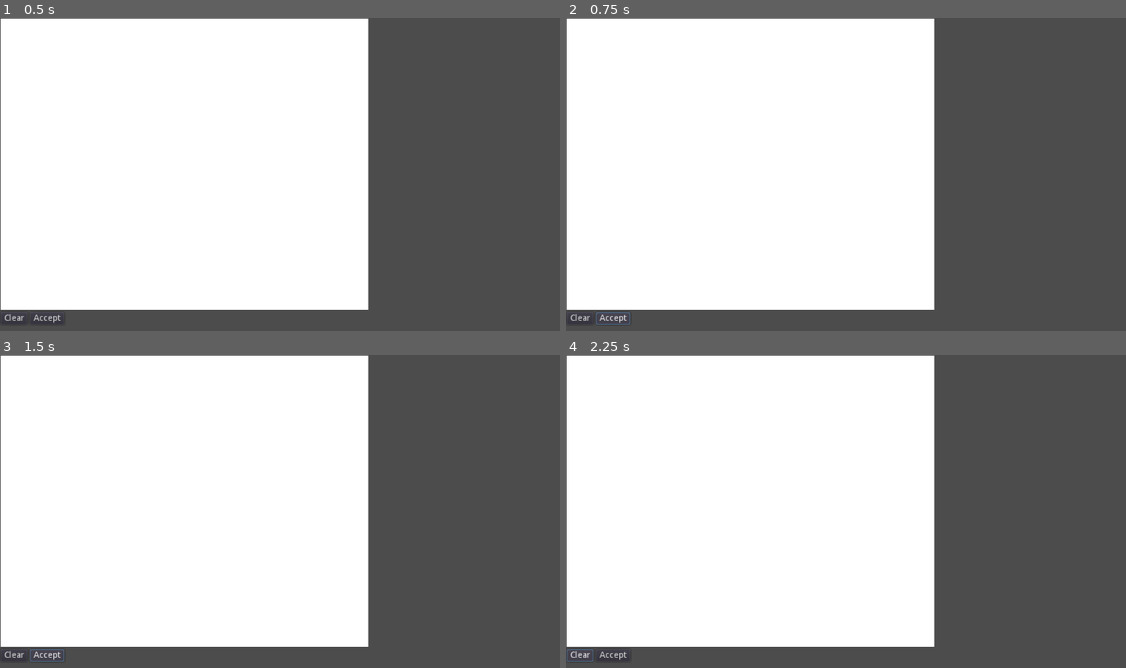
Above: before the commit, frames 1-4 (two rows, left to right).
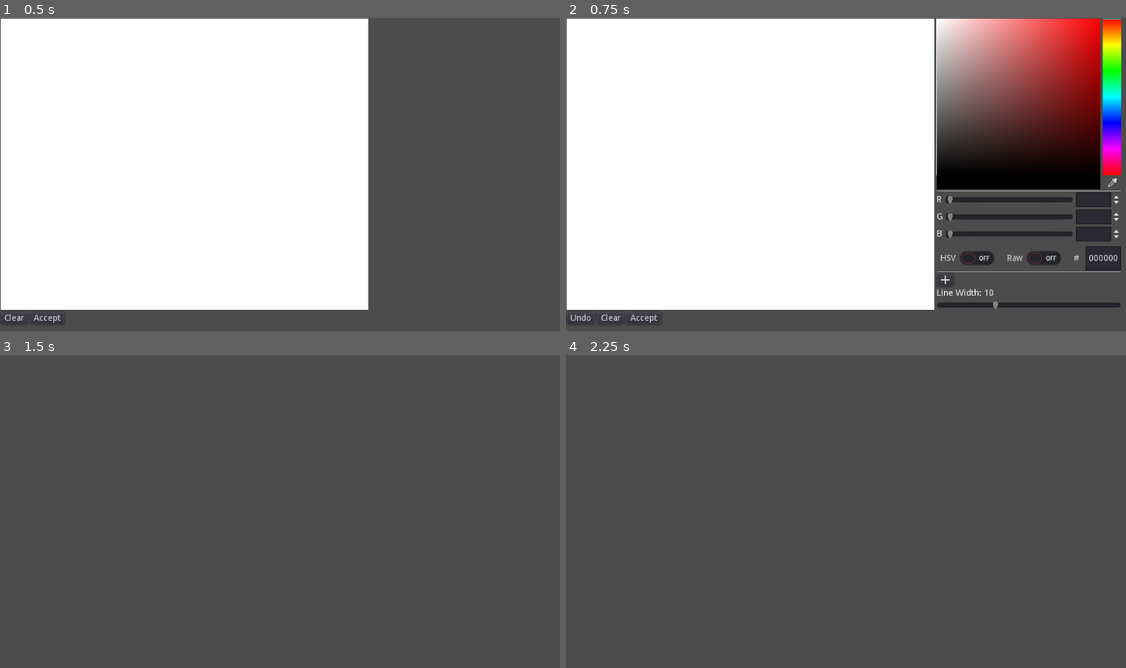
Above: after the commit, the same moments.

Repository: uspgamedev/Blueprint-Blast
Game: Godot game, scene res://test/Editor.tscn
The game is run twice, just before and just after one commit, with the same random seed, the same clock (stepped at 60 frames per second) and the same inputs. This scene is started directly instead of the project's main scene.
Inputs (mouse positions are in pixels of both pictures, inside the frame that each line leads up to):
- Up to frame 1 (0.5 s): no input
- Up to frame 2 (0.75 s): click "Accept" at 0.5 s
- Up to frame 3 (1.5 s): click "Accept" at 1.25 s
- Up to frame 4 (2.25 s): click (582, 655) at 2 s, where only the run before the commit has a clickable "Clear"

Frame 1 is identical in both runs. In frame 2, 21% of the frame differs, in the area x 0-100%, y 0-98%; in frame 3, 61%, in the area x 0-66%, y 0-98%; in frame 4, 61%.
Error after the commit: Parse Error: Mixed tabs and spaces in indentation. (res://car/PlayerCar.gd:17)

Commit message:
Add shape and drawing to PlayerCar
Signed-off by: @rilifon

Diff:
--- /dev/null
+++ b/project/CarMaker.gd
@@ -0,0 +1,9 @@
+extends Node
+
+var convex_hull : PoolVector2Array
+var chassis_line : Line2D
+var outline : Line2D
+var chassis_deco : Array
+
+func _ready():
+	pass
--- /dev/null
+++ b/project/CarMaker.tscn
@@ -0,0 +1,6 @@
+[gd_scene load_steps=2 format=2]
+
+[ext_resource path="res://CarMaker.gd" type="Script" id=1]
+
+[node name="CarMaker" type="Node"]
+script = ExtResource( 1 )
--- a/project/car/PlayerCar.gd
+++ b/project/car/PlayerCar.gd
@@ -14,11 +14,19 @@
 func _ready():
 	friction = 0.2
 	$BulletCooldown.wait_time = BULLET_COOLDOWN
-	main.car_refs.append(self)
+   main.car_refs.append(self)
+	if CarMaker.convex_hull:
+		$CollisionShape2D.shape.points = CarMaker.convex_hull
+		add_child(CarMaker.chassis_line.duplicate())
+		for line in CarMaker.chassis_deco:
+			if (line):
+				add_child(line)
+
 
 func _physics_process(delta):
 	update_movement_with_wheels()
 	handle_shooting()
+
 
 func handle_shooting():
 	if Input.is_action_just_pressed("shoot"):
--- a/project/car/PlayerCar.tscn
+++ b/project/car/PlayerCar.tscn
@@ -1,13 +1,16 @@
-[gd_scene load_steps=2 format=2]
+[gd_scene load_steps=3 format=2]
 
 [ext_resource path="res://car/PlayerCar.gd" type="Script" id=1]
+
+[sub_resource type="ConvexPolygonShape2D" id=1]
 
 [node name="PlayerCar" type="RigidBody2D"]
 collision_mask = 6
 script = ExtResource( 1 )
 
-[node name="CollisionPolygon2D" type="CollisionPolygon2D" parent="."]
-polygon = PoolVector2Array( -17.7869, 2.62042, -17.0544, -2.99556, -11.1942, -4.09434, -8.01998, -10.0766, 4.9212, -10.0766, 12.8568, -4.09434, 20.9145, -3.72808, 26.4084, -1.40844, 26.6526, 3.10876, 14.6881, 3.10876, 12.4267, 5.82297, 9.52718, 5.82297, 7.48502, 3.10876, -3.13652, 3.10876, -4.85461, 6.40289, -7.98613, 6.2869, -10.2175, 3.23085 )
+[node name="BulletCooldown" type="Timer" parent="."]
 
-[node name="BulletCooldown" type="Timer" parent="."]
 one_shot = true
+
+[node name="CollisionShape2D" type="CollisionShape2D" parent="."]
+shape = SubResource( 1 )
--- a/project/project.godot
+++ b/project/project.godot
@@ -35,6 +35,10 @@
 config/name="LD45"
 run/main_scene="res://Main.tscn"
 config/icon="res://icon.png"
+
+[autoload]
+
+CarMaker="*res://CarMaker.tscn"
 
 [input]
 
--- a/project/test/Canvas.gd
+++ b/project/test/Canvas.gd
@@ -43,4 +43,7 @@
 
 
 func get_convex_hull():
-	return Geometry.convex_hull_2d(line.points)
+	var hull_points = PoolVector2Array()
+	for point in line.points:
+		hull_points.append(point - rect_size / 2)
+	return Geometry.convex_hull_2d(hull_points)
--- a/project/test/Canvas.tscn
+++ b/project/test/Canvas.tscn
@@ -11,7 +11,6 @@
 script = ExtResource( 2 )
 
 [node name="Line2D" type="Line2D" parent="."]
-texture_mode = 3080292
 joint_mode = 2
 begin_cap_mode = 2
 end_cap_mode = 2
--- a/project/test/DecorationCanvas.tscn
+++ b/project/test/DecorationCanvas.tscn
@@ -12,4 +12,3 @@
 script = ExtResource( 2 )
 
 [node name="Line2D" type="Line2D" parent="."]
-texture_mode = 3080292
--- a/project/test/DecorationEditor.gd
+++ b/project/test/DecorationEditor.gd
@@ -3,7 +3,8 @@
 onready var canvas = $VBoxContainer/HBoxContainer2/DecorationCanvas
 
 func _ready():
-	pass
+	if CarMaker.outline:
+		canvas.add_child(CarMaker.outline)
 
 
 func _on_Undo_pressed():
@@ -15,7 +16,12 @@
 
 
 func _on_Accept_pressed():
-	pass # Replace with function body.
+	CarMaker.chassis_deco = []
+	for line in canvas.lines:
+		var new_line = line.duplicate()
+		new_line.position -= canvas.rect_size / 2
+		CarMaker.chassis_deco.append(new_line)
+	get_tree().change_scene("res://test/TestRace.tscn")
 
 
 func _on_ColorPicker_color_changed(color):
--- a/project/test/DecorationEditor.tscn
+++ b/project/test/DecorationEditor.tscn
@@ -73,7 +73,6 @@
 margin_right = 154.0
 margin_bottom = 20.0
 text = "Accept"
-
 [connection signal="color_changed" from="VBoxContainer/HBoxContainer2/VBoxContainer2/ColorPicker" to="." method="_on_ColorPicker_color_changed"]
 [connection signal="value_changed" from="VBoxContainer/HBoxContainer2/VBoxContainer2/HSlider" to="." method="_on_HSlider_value_changed"]
 [connection signal="pressed" from="VBoxContainer/HBoxContainer/Undo" to="." method="_on_Undo_pressed"]
--- a/project/test/Editor.gd
+++ b/project/test/Editor.gd
@@ -7,4 +7,9 @@
 
 
 func _on_Accept_pressed():
-	pass # Replace with function body.
+	CarMaker.convex_hull = canvas.get_convex_hull()
+	CarMaker.outline = canvas.line.duplicate()
+	CarMaker.chassis_line = canvas.line.duplicate()
+	CarMaker.chassis_line.position -= canvas.rect_size / 2
+
+	get_tree().change_scene("res://test/DecorationEditor.tscn")
--- a/project/test/Editor.tscn
+++ b/project/test/Editor.tscn
@@ -35,6 +35,5 @@
 margin_right = 104.0
 margin_bottom = 20.0
 text = "Accept"
-
 [connection signal="pressed" from="VBoxContainer/HBoxContainer/Clear" to="." method="_on_Clear_pressed"]
 [connection signal="pressed" from="VBoxContainer/HBoxContainer/Accept" to="." method="_on_Accept_pressed"]
--- a/project/test/TestRace.tscn
+++ b/project/test/TestRace.tscn
@@ -8,7 +8,7 @@
 [node name="Terrain" parent="." instance=ExtResource( 1 )]
 
 [node name="PlayerCar" parent="." instance=ExtResource( 2 )]
-position = Vector2( 43.5525, -62.9287 )
+position = Vector2( 156.969, -404.928 )
 
 [node name="Camera2D" type="Camera2D" parent="PlayerCar"]
 current = true
